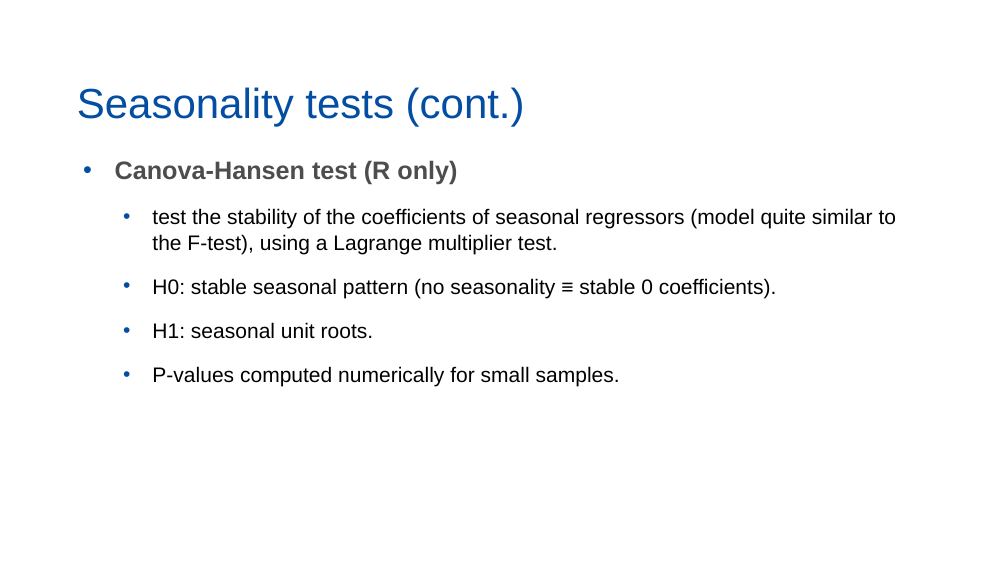
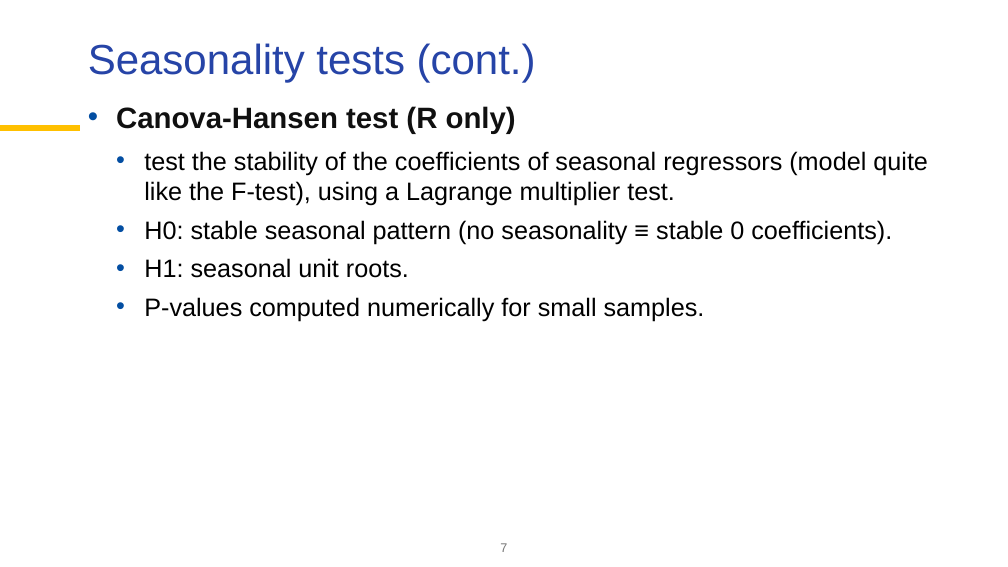
Before and after one commit to palatej/ESTP2026, a slide deck: slide 7 of 1.6 Seasonality tests.pptx. Drawn at 1008x567 pixels with LibreOffice and Linux fonts; fonts in the diff are those of the drawing; background and template pictures are left out. Boxes give left, top, right and bottom in pixels: in the first picture for what was removed or moved away, otherwise in the second. Text is boxed around its words. In the diff, an @@ line names an element or a change of style, - is before the commit and + after.

```diff
--- a/1.6 Seasonality tests.pptx
+++ b/1.6 Seasonality tests.pptx
@@ title "Seasonality tests (cont.)": place and size @@
-title "Seasonality tests (cont.)" at (77,87,525,127)
+title "Seasonality tests (cont.)" at (88,43,536,82)
@@ title "Seasonality tests (cont.)" at (88,43,536,82): text colour #034EA2 to #2644A7; vertical alignment bottom to top @@
@@ text "Canova-Hansen test (R only)": place and size @@
-text "Canova-Hansen test (R only)" at (115,160,897,386)
+text "Canova-Hansen test (R only)" at (116,106,928,321)
@@ text at (116,106,892,321): size 24 to 28 pt, text colour #4D4D4D to #101010 in "Canova-Hansen test (R only)"; size 20 to 24 pt in "H0: stable seasonal pattern (no seasonality ≡ ...", "H1: seasonal unit roots.", "P-values computed numerically for small samples."; indent changed; line spacing 1 to 0.9; more space between paragraphs; less space between paragraphs @@
@@ line added from (0, 129) to (80, 129), #FFC000 6 pt @@
@@ text at (144,151,928,206): text changed; size 20 to 24 pt @@
-  • test the stability of the coefficients of seasonal regressors (model quite similar to the F-test), using a Lagrange multiplier test.
+  • test the stability of the coefficients of seasonal regressors (model quite like the F-test), using a Lagrange multiplier test.
@@ page number added at (500,543,507,552), 12 pt, text #767676 @@
+7
```
Also in this commit, not shown: 9 other slides changed, 1 slide added, 1 slide removed, 26 other files.
